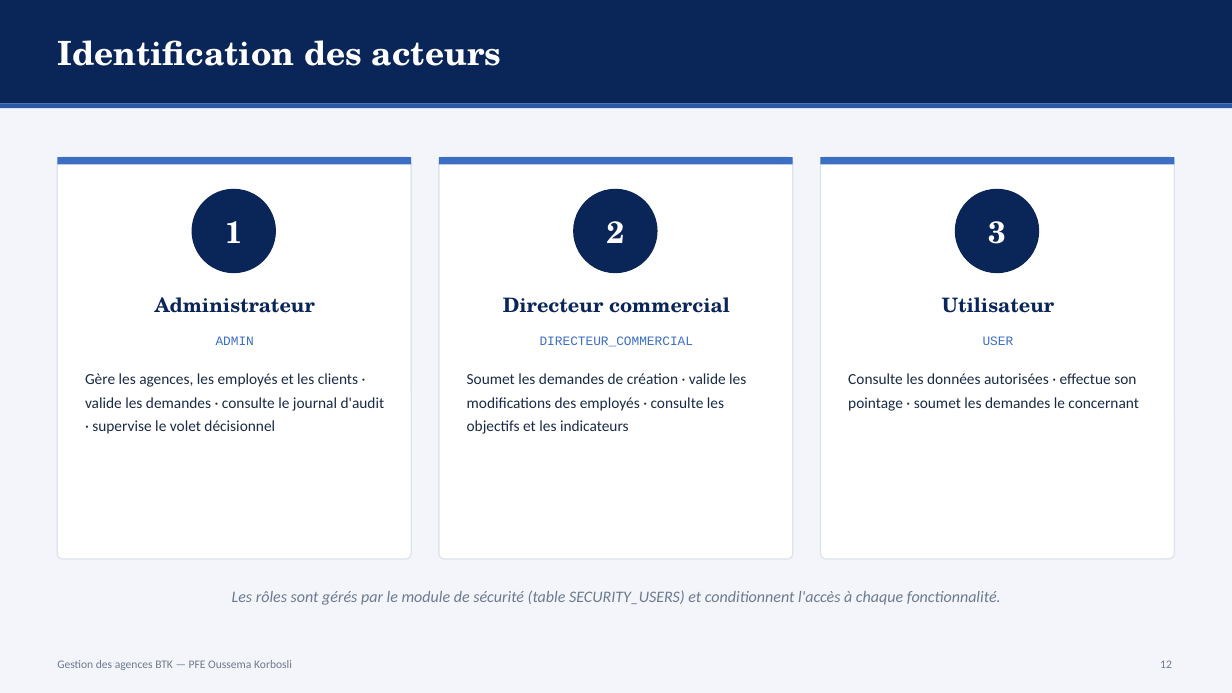
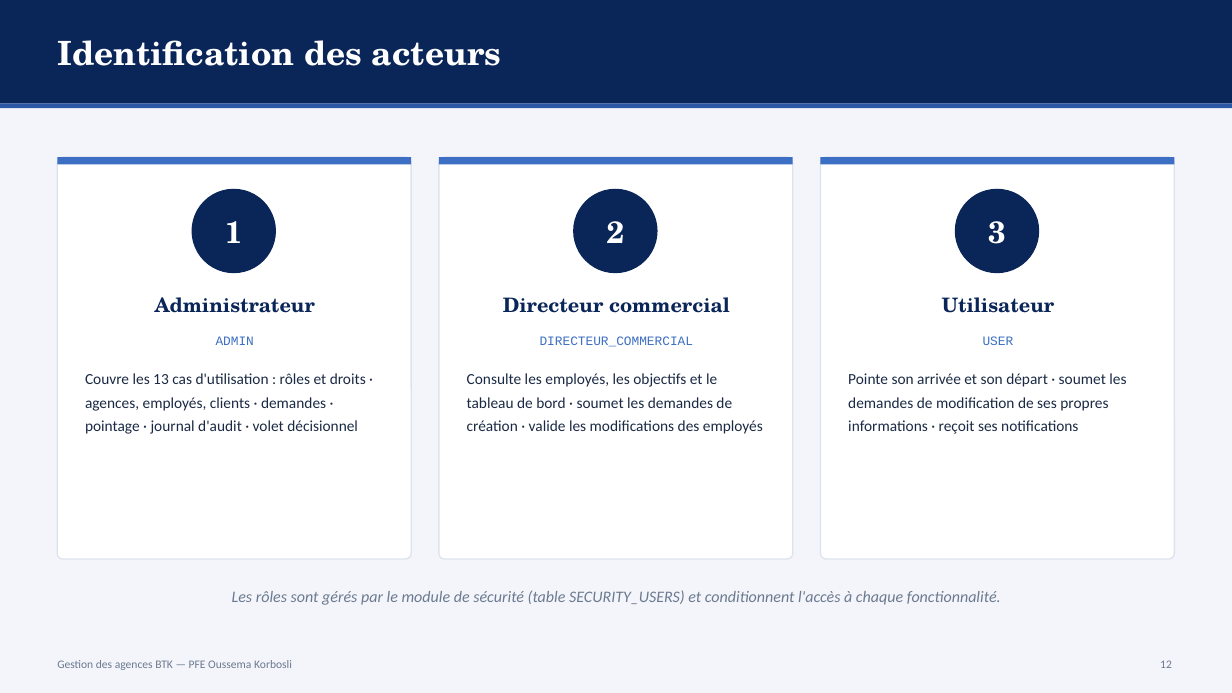
Before and after one commit to ZizouX0/oussema_korbosli, a slide deck: slide 12 of presentation/Soutenance_PFE_Oussema_Korbosli.pptx. Drawn at 1232x693 pixels with LibreOffice and Linux fonts; fonts in the diff are those of the drawing. Boxes give left, top, right and bottom in pixels: in the first picture for what was removed or moved away, otherwise in the second. Text is boxed around its words. In the diff, an @@ line names an element or a change of style, - is before the commit and + after.

```diff
--- a/presentation/Soutenance_PFE_Oussema_Korbosli.pptx
+++ b/presentation/Soutenance_PFE_Oussema_Korbosli.pptx
@@ text at <box>85,373,366,434</box>: text changed @@
-Gère les agences, les employés et les clients · valide les demandes · consulte le journal d'audit · supervise le volet décisionnel
+Couvre les 13 cas d'utilisation : rôles et droits · agences, employés, clients · demandes · pointage · journal d'audit · volet décisionnel
@@ text at <box>467,373,763,434</box>: text changed @@
-Soumet les demandes de création · valide les modifications des employés · consulte les objectifs et les indicateurs
+Consulte les employés, les objectifs et le tableau de bord · soumet les demandes de création · valide les modifications des employés
@@ text at <box>848,373,1126,434</box>: text changed @@
-Consulte les données autorisées · effectue son pointage · soumet les demandes le concernant
+Pointe son arrivée et son départ · soumet les demandes de modification de ses propres informations · reçoit ses notifications
```
Also in this commit, not shown: 4 other slides changed, 3 other files.
